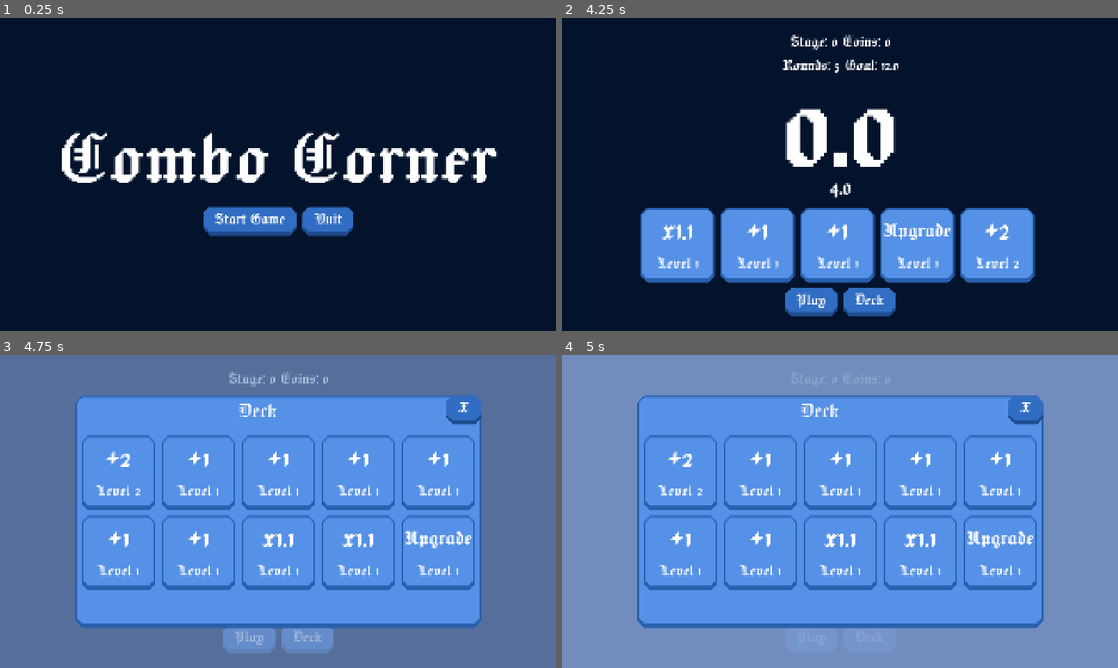
Above: before the commit, frames 1-4 (two rows, left to right).
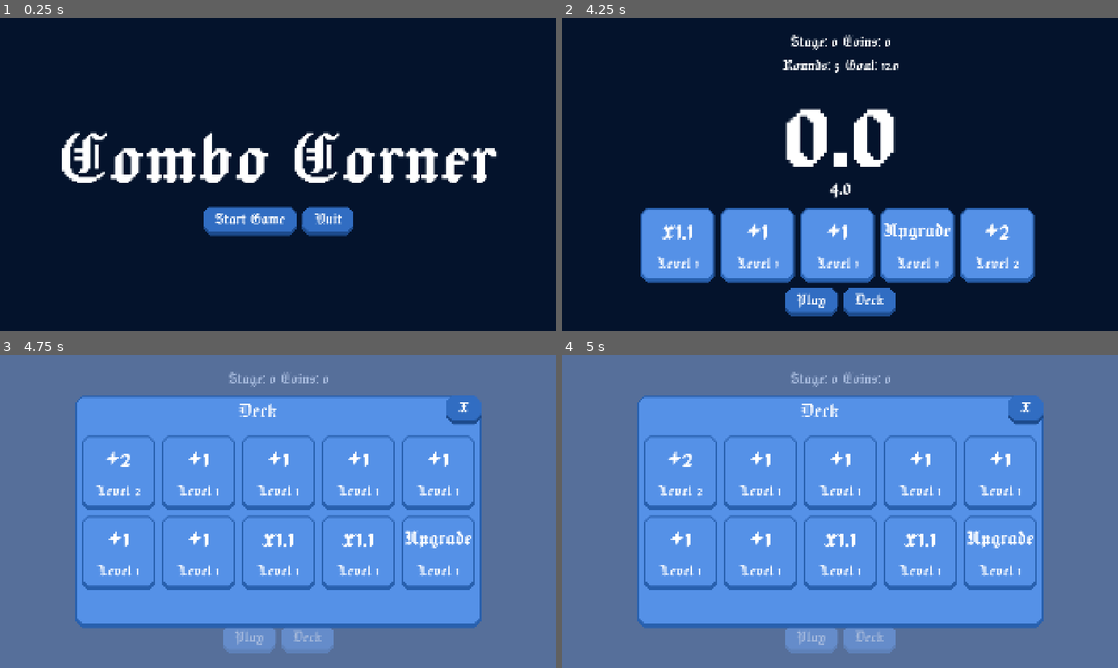
Above: after the commit, the same moments.

Repository: billyhawkes/card-game
Game: Godot game, scene res://scenes/menus/main_menu.tscn
Same seed, same stepped clock (60 frames per second), same inputs: the game is played once before the commit and once after it.
Inputs:
- Up to frame 1 (0.25 s): no input
- Up to frame 2 (4.25 s): click "Start Game" at 0.5 s; click "Play" at 1.25 s; click "Play" at 2 s; click "Deck" at 2.75 s; click "X" at 3.5 s
- Up to frame 3 (4.75 s): click "Deck" at 4.25 s
- Up to frame 4 (5 s): no input

Frames 1-3 are identical in both runs. In frame 4, 44% of the frame differs, in the area x 0-100%, y 0-100%.

Commit message:
fix: removed losing test

Diff:
--- a/scenes/game/game_state.gd
+++ b/scenes/game/game_state.gd
@@ -72,9 +72,6 @@
 		await get_tree().create_timer(1.0).timeout
 		EventBus.round_updated.emit(rounds)
 
-		# REMOVE
-		EventBus.stage_lost.emit()
-
 		if score >= score_goal:
 			EventBus.stage_complete.emit(rounds)
 		elif rounds == 0:
